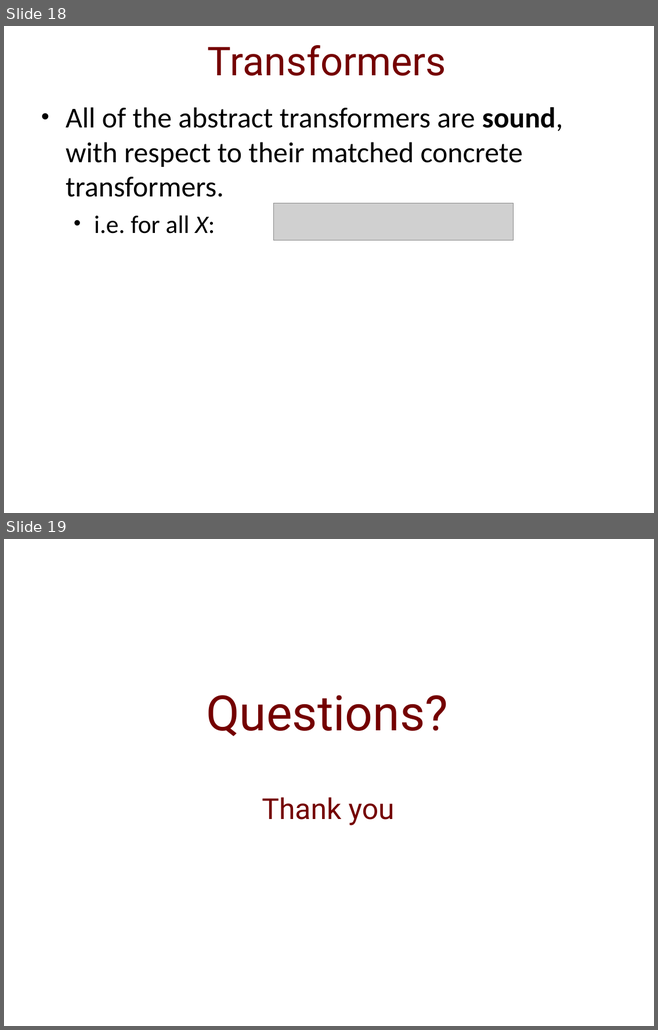
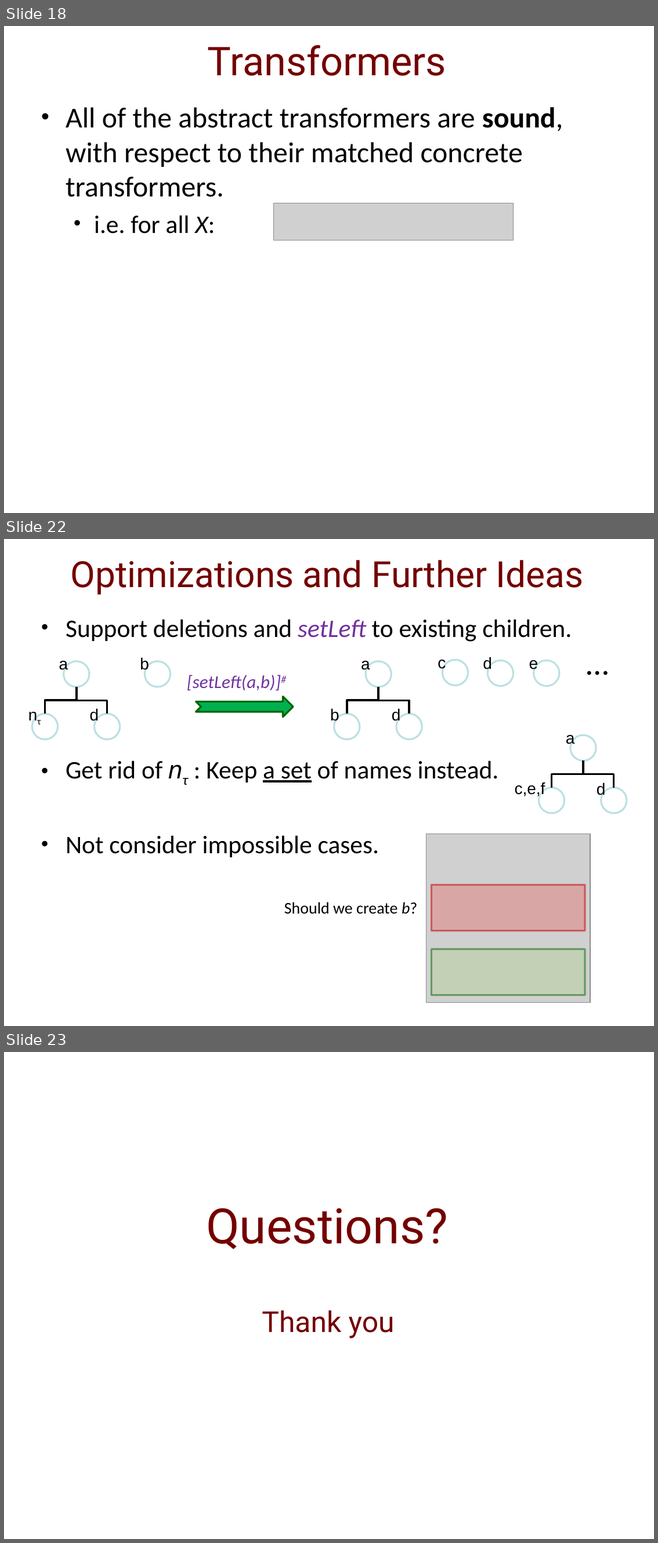
Before and after one commit to IdoBegun/PAAV_Project, a slide deck: Project Presentation.pptx. Shown one above the other, each under a label of ours: slides 18 and 19 before the commit, slides 18, 22 and 23 after it; the slides between them are not shown. The pictures are 658x1030 and 658x1543 pixels, drawn with LibreOffice and Linux fonts; fonts in the diff are those of the drawing; grey boxes stand for pictures; background and template pictures are left out. Boxes give left, top, right and bottom in pixels: in the first picture for what was removed or moved away, otherwise in the second. Text is boxed around its words. In the diff, an @@ line names an element or a change of style, - is before the commit and + after.

Commit message:
added slides with problems and optimizations

```diff
--- a/Project Presentation.pptx
+++ b/Project Presentation.pptx
@@ slide 22 added at [4, 539, 654, 1026], background picture (left out) @@
@@ title added at [71, 560, 583, 595], 40 pt, text #740000 @@
+Optimizations and Further Ideas
@@ text added at [65, 619, 571, 857], 28 pt, text #000000 @@
+• Support deletions and setLeft to existing children.
+• Get rid of nτ : Keep a set of names instead.
+• Not consider impossible cases.
@@ text added at [564, 640, 630, 686], 36 pt, text #000000 @@
+…
@@ text added at [140, 657, 149, 672], 18 pt, text #000000 @@
+b
@@ text added at [437, 660, 445, 671], 18 pt, text #000000 @@
+c
@@ ellipse added at [442, 660, 468, 685], fill #FFFFFF at 90% opacity, outline #BBE0E3 2 pt @@
@@ text added at [482, 657, 492, 672], 18 pt, text #000000 @@
+d
@@ ellipse added at [487, 660, 513, 686], fill #FFFFFF at 90% opacity, outline #BBE0E3 2 pt @@
@@ text added at [529, 660, 538, 672], 18 pt, text #000000 @@
+e
@@ ellipse added at [534, 660, 558, 686], fill #FFFFFF at 90% opacity, outline #BBE0E3 2 pt @@
@@ ellipse added at [145, 661, 170, 686], fill #FFFFFF at 90% opacity, outline #BBE0E3 2 pt @@
@@ text added at [187, 675, 281, 691], 20 pt, text #7030A0, italic @@
+[setLeft(a,b)]#
@@ group added at [22, 661, 119, 739]: 3 ellipses, 3 texts, 2 elbow lines @@
+a
+nτ
+d
@@ notched right arrow added at [195, 697, 293, 717], fill #00B050, outline #006600 2 pt @@
@@ group added at [330, 661, 422, 739]: 3 ellipses, 3 texts, 2 elbow lines @@
+a
+b
+d
@@ group added at [514, 735, 626, 813]: 3 ellipses, 3 texts, 2 elbow lines @@
+a
+c,e,f
+d
@@ picture added at [426, 834, 590, 1003] @@
@@ rectangle added at [431, 885, 584, 931], fill #FF0000 at 20% opacity, outline #C00000 2 pt @@
@@ text added at [284, 902, 417, 914], 18 pt, text #000000 @@
+Should we create b?
@@ rectangle added at [431, 950, 584, 995], fill #92D050 at 20% opacity, outline #006600 2 pt @@
@@ what was slide 19 is now slide 23 @@
```
Also in this commit, not shown: 5 slides changed, 3 other slides added.
